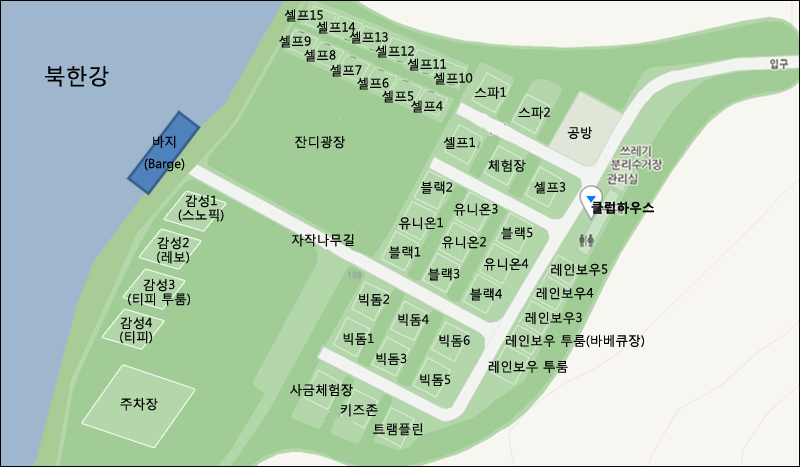
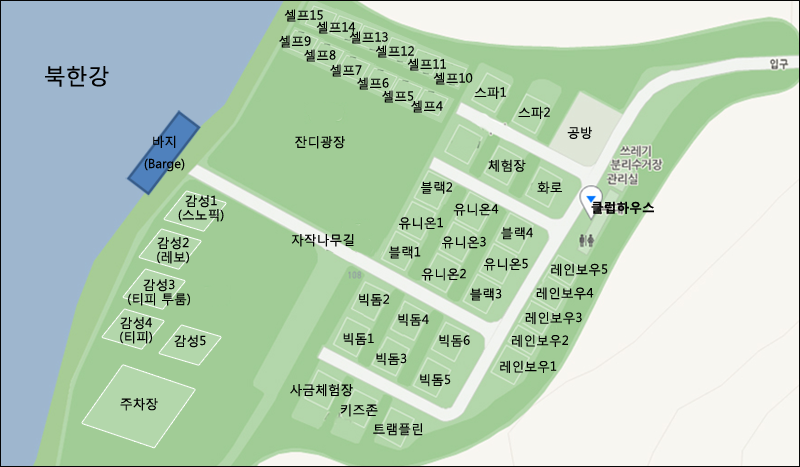
Layer changes from the first 800 x 467 image to the second:
added layer "감성5" above "감성4 (티피)" over [174, 335, 206, 348]
added layer "레이어 3 사본 5" above "레이어 3 사본" over [159, 325, 221, 365]
renamed "레인보우 투룸(바베큐장)" to "레인보우2", painted on it over [506, 334, 644, 347]
renamed "레인보우 투룸" to "레인보우1", painted on it over [488, 360, 568, 373]
renamed "유니온4" to "유니온5", painted on it over [521, 258, 529, 269]
renamed "유니온2" to "유니온3", painted on it over [480, 236, 486, 247]
renamed "블랙4" to "블랙3", painted on it over [495, 288, 502, 299]
renamed "블랙3" to "유니온2", painted on it over [421, 268, 466, 281]
renamed "블랙5" to "블랙4", painted on it over [526, 227, 533, 238]
renamed "유니온3" to "유니온4", painted on it over [491, 204, 499, 214]
renamed "셀프3" to "화로", painted on it over [534, 181, 566, 194]
hid "셀프1" over [443, 137, 475, 149]
